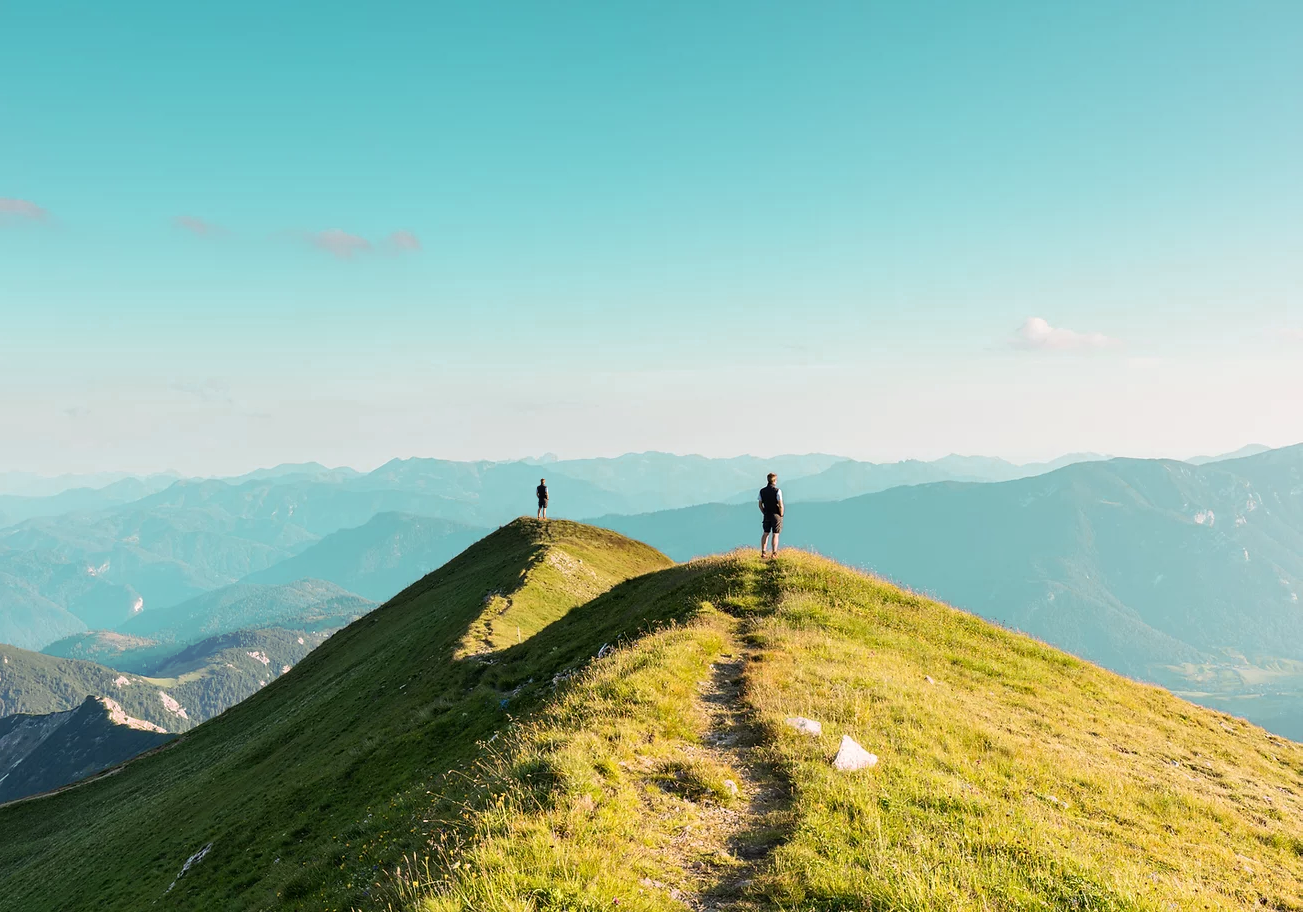
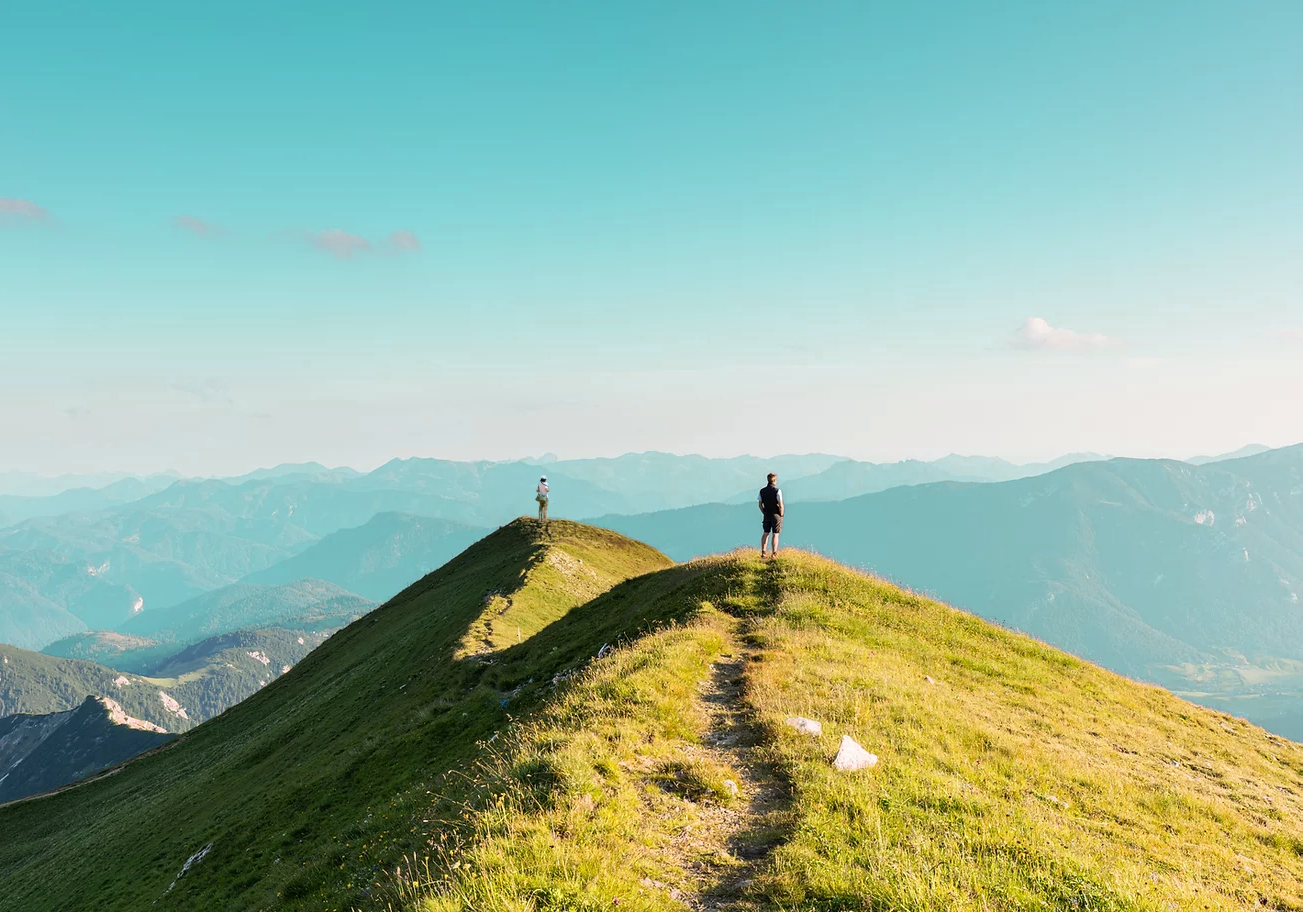
Revision of a layered 1303 x 912 image; what changed, layer by layer:
added layer "Perso 2" above "Second perso" over [535, 475, 550, 523]
hid "Second perso" over [535, 477, 550, 522]
